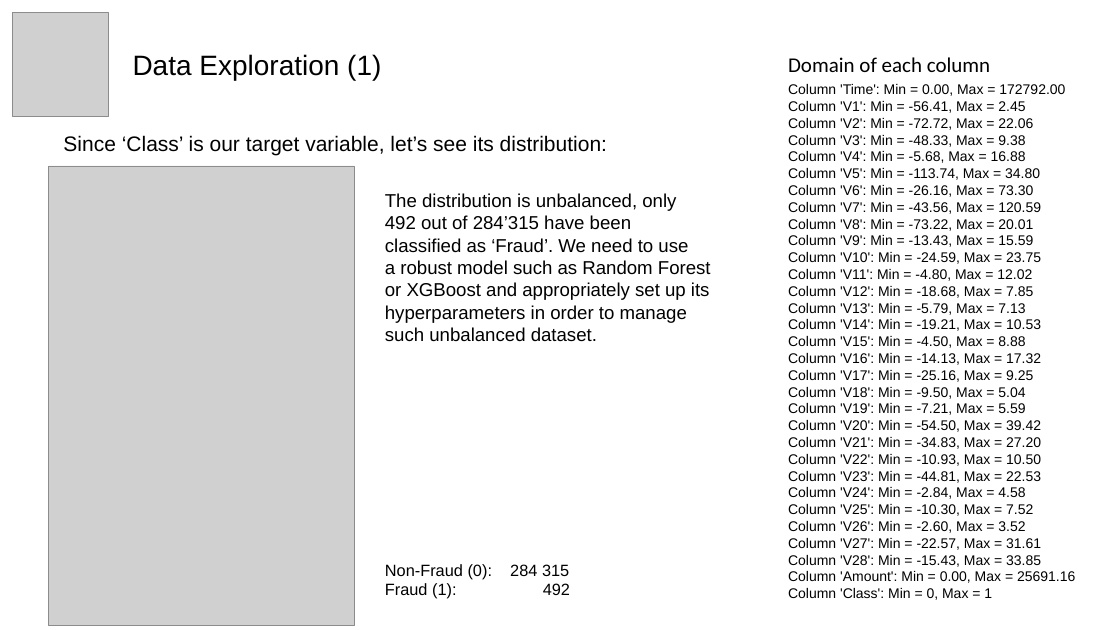
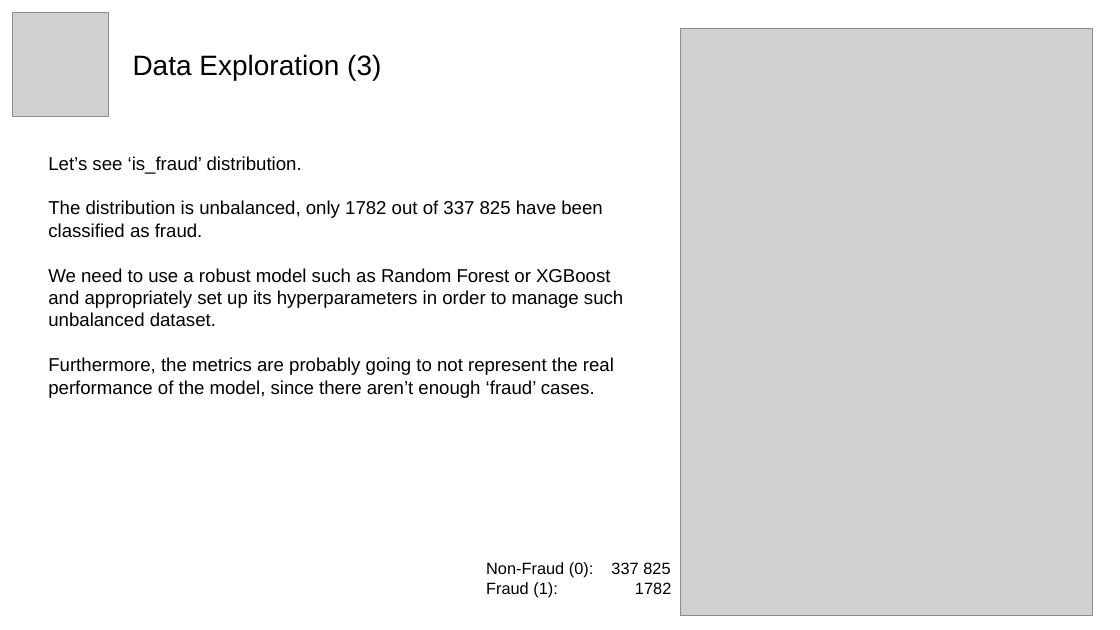
Before and after one commit to dlleonardo/credit-card-fraud-detection-xai, a slide deck: slide 6 of credit_card_fraud_detection.pptx (slide 4 before the commit). Drawn at 1120x630 pixels with LibreOffice and Linux fonts; fonts in the diff are those of the drawing; grey boxes stand for pictures. Boxes give left, top, right and bottom in pixels: in the first picture for what was removed or moved away, otherwise in the second. Text is boxed around its words. In the diff, an @@ line names an element or a change of style, - is before the commit and + after.

```diff
--- a/credit_card_fraud_detection.pptx
+++ b/credit_card_fraud_detection.pptx
@@ picture added at [681,28,1093,615] @@
@@ text at [133,54,381,80]: text changed @@
-Data Exploration (1)
+Data Exploration (3)
@@ text removed at [788,57,990,72] @@
-Domain of each column
@@ text removed at [788,84,1075,600] @@
-Column 'Time': Min = 0.00, Max = 172792.00
-Column 'V1': Min = -56.41, Max = 2.45
-Column 'V2': Min = -72.72, Max = 22.06
-Column 'V3': Min = -48.33, Max = 9.38
-Column 'V4': Min = -5.68, Max = 16.88
-Column 'V5': Min = -113.74, Max = 34.80
-Column 'V6': Min = -26.16, Max = 73.30
-Column 'V7': Min = -43.56, Max = 120.59
-Column 'V8': Min = -73.22, Max = 20.01
-Column 'V9': Min = -13.43, Max = 15.59
-Column 'V10': Min = -24.59, Max = 23.75
-Column 'V11': Min = -4.80, Max = 12.02
-Column 'V12': Min = -18.68, Max = 7.85
-Column 'V13': Min = -5.79, Max = 7.13
-Column 'V14': Min = -19.21, Max = 10.53
-Column 'V15': Min = -4.50, Max = 8.88
-Column 'V16': Min = -14.13, Max = 17.32
-Column 'V17': Min = -25.16, Max = 9.25
-Column 'V18': Min = -9.50, Max = 5.04
-Column 'V19': Min = -7.21, Max = 5.59
-Column 'V20': Min = -54.50, Max = 39.42
-Column 'V21': Min = -34.83, Max = 27.20
-Column 'V22': Min = -10.93, Max = 10.50
-Column 'V23': Min = -44.81, Max = 22.53
-Column 'V24': Min = -2.84, Max = 4.58
-Column 'V25': Min = -10.30, Max = 7.52
-Column 'V26': Min = -2.60, Max = 3.52
-Column 'V27': Min = -22.57, Max = 31.61
-Column 'V28': Min = -15.43, Max = 33.85
-Column 'Amount': Min = 0.00, Max = 25691.16
-Column 'Class': Min = 0, Max = 1
@@ text removed at [63,135,607,155] @@
-Since ‘Class’ is our target variable, let’s see its distribution:
@@ text at [48,156,623,398]: text changed @@
-The distribution is unbalanced, only
-492 out of 284’315 have been
-classified as ‘Fraud’. We need to use
-a robust model such as Random Forest
-or XGBoost and appropriately set up its
-hyperparameters in order to manage
-such unbalanced dataset.
+Let’s see ‘is_fraud’ distribution.
+The distribution is unbalanced, only 1782 out of 337 825 have been
+classified as fraud.
+We need to use a robust model such as Random Forest or XGBoost and appropriately set up its hyperparameters in order to manage such unbalanced dataset.
+Furthermore, the metrics are probably going to not represent the real performance of the model, since there aren’t enough ‘fraud’ cases.
@@ picture removed at [49,166,355,626] @@
@@ text at [486,562,671,594]: text changed @@
-Non-Fraud (0): 284 315
-Fraud (1): 492
+Non-Fraud (0): 337 825
+Fraud (1): 1782
```
Also in this commit, not shown: 11 other slides changed, 4 slides added, 6 slides removed.
